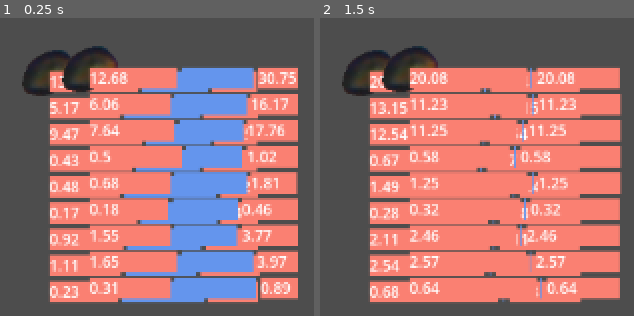
Above: before the commit, frames 1-2 (left to right).
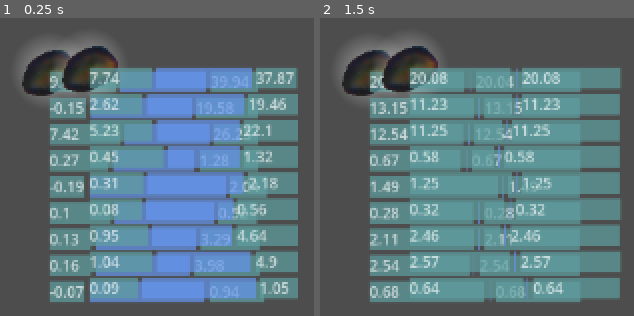
Above: after the commit, the same moments.

Repository: Chad-McThunderCode/mush_for_minijam155
Game: Godot game, scene res://sporeView.tscn
The game is run twice, just before and just after one commit, with the same random seed, the same clock (stepped at 60 frames per second) and the same inputs.
Inputs (mouse positions are in pixels of both pictures, inside the frame that each line leads up to):
- Up to frame 1 (0.25 s): no input
- Up to frame 2 (1.5 s): tap Enter at 0.5 s; move the mouse to (370, 71) at 0.52 s; click (370, 71) at 0.67 s; tap Space at 1.25 s; move the mouse to (411, 68) at 1.27 s; click (411, 68) at 1.42 s

The runs differ from the first frame. In frame 1, 52% of the frame differs, in the area x 6-95%, y 6-96%; in frame 2, 60%, in the area x 6-97%, y 6-96%.

Commit message:
Added placeholder glow to spores, tweaked UI.

Diff:
--- a/BarGraph.gd
+++ b/BarGraph.gd
@@ -13,9 +13,12 @@
 
 #100 (value range), some min, some max, element width in pixel, some value in-between
 func buildFromValues(total, min, max, width, actual):
+	var c = Color.WHITE
+	c.a = 0.7
+	modulate = c
 	print("total", total, "min", min, "max", max, "width", width)
 	var white=StyleBoxFlat.new()
-	white.bg_color = Color.SALMON
+	white.bg_color = Color.CADET_BLUE
 
 	var valueWidth = width/total
 
--- a/Spore.tscn
+++ b/Spore.tscn
@@ -1,9 +1,15 @@
-[gd_scene load_steps=8 format=3 uid="uid://d1aq8rhlrapfr"]
+[gd_scene load_steps=12 format=3 uid="uid://d1aq8rhlrapfr"]
 
 [ext_resource type="Script" path="res://classes/Traits.gd" id="1_hj3jc"]
 [ext_resource type="Texture2D" uid="uid://b8cxj54lpw2iv" path="res://art/spore.png" id="2_gwymf"]
+[ext_resource type="Shader" path="res://SporeGlow.gdshader" id="2_i6w56"]
 [ext_resource type="Script" path="res://ControlResizeTooltip.gd" id="3_pxyoc"]
 [ext_resource type="Theme" uid="uid://vjk3yhqcnqgu" path="res://test_theme.tres" id="4_t4neh"]
+[ext_resource type="Shader" path="res://Tooltip.gdshader" id="5_voybk"]
+
+[sub_resource type="ShaderMaterial" id="ShaderMaterial_wi1om"]
+shader = ExtResource("2_i6w56")
+shader_parameter/center = Vector2(64, 64)
 
 [sub_resource type="AtlasTexture" id="AtlasTexture_07qth"]
 atlas = ExtResource("2_gwymf")
@@ -23,15 +29,20 @@
 [sub_resource type="CircleShape2D" id="CircleShape2D_chqlc"]
 radius = 34.9285
 
+[sub_resource type="ShaderMaterial" id="ShaderMaterial_1die6"]
+shader = ExtResource("5_voybk")
+
 [node name="Traits" type="Node2D"]
 script = ExtResource("1_hj3jc")
 
 [node name="AnimatedSprite2D" type="AnimatedSprite2D" parent="."]
+material = SubResource("ShaderMaterial_wi1om")
 sprite_frames = SubResource("SpriteFrames_om1rm")
 
 [node name="Area2D" type="Area2D" parent="."]
 
 [node name="CollisionShape2D" type="CollisionShape2D" parent="Area2D"]
+visible = false
 shape = SubResource("CircleShape2D_chqlc")
 
 [node name="Control" type="Control" parent="."]
@@ -44,7 +55,7 @@
 script = ExtResource("3_pxyoc")
 
 [node name="VBoxContainer" type="VBoxContainer" parent="Control"]
-layout_mode = 0
+material = SubResource("ShaderMaterial_1die6")
 size_flags_horizontal = 3
 size_flags_vertical = 3
 mouse_filter = 0
--- /dev/null
+++ b/SporeGlow.gdshader
@@ -0,0 +1,25 @@
+shader_type canvas_item;
+
+uniform vec2 center;
+uniform sampler2D SCREEN_TEXTURE : hint_screen_texture, filter_linear_mipmap;
+
+
+void vertex() {
+	// Called for every vertex the material is visible on.
+}
+void fragment() {
+	float strength = .5-distance(UV, vec2(0.5, 0.5));
+	vec4 color = vec4(texture(TEXTURE, UV));
+	if(color.a < 0.01){
+		COLOR = mix(vec4(1., 1., 1., 0.), vec4(1., 1., 1., 1.), strength);
+	}else{
+		COLOR = color;
+		//COLOR = mix(color, vec4(1., 1., 1., 1.), strength);
+	}
+	// Called for every pixel the material is visible on.
+}
+
+//void light() {
+	// Called for every pixel for every light affecting the CanvasItem.
+	// Uncomment to replace the default light processing function with this one.
+//}
--- a/Tooltip.gdshader
+++ b/Tooltip.gdshader
@@ -7,7 +7,7 @@
 
 void fragment() {
 	vec4 color = texture(SCREEN_TEXTURE, SCREEN_UV);
-	COLOR = mix(color, vec4(0, 0, 0.2, 1), 0.5);
+	COLOR = mix(color, vec4(0, 0, 1, 1), 0.5);
 	//COLOR = vec4(color.rgb, color.a/2.);
 	//COLOR = vec4(1. - color.rgb, color.a);
 }
--- a/classes/Traits.gd
+++ b/classes/Traits.gd
@@ -66,6 +66,7 @@
 	traits.bodySize = lerpf(2, 3, randf())
 	traits.bodyCount = lerpf(3, 5/traits.bodySize, randf())
 	traits.competitiveness = lerpf(0.5, 0.75, randf())
+	$AnimatedSprite2D.get_material().set_shader_parameter("center", Vector2(32., 32.))
 	updateList()
 
 func createFromTraits(other : Traits) -> void:
@@ -129,7 +130,7 @@
 func calculateObfuscation(num, level):
 	if(level == 0):
 		return {"min": num, "max": num}
-	var height = num * 0.3
+	var height = num * 0.5
 	var factor = floatHashFloat(num)
 	var center = num - (0.5 * height) + (height * factor)
 	for i in range(1, level):
--- a/sporeView.gd
+++ b/sporeView.gd
@@ -12,8 +12,8 @@
 func generateSpores(density):
 	for i in range(0, density):
 		var t = SPORE.instantiate()
+		t.position = Vector2(round(randf()*300), round(randf()*300))
 		t.createFromDefaults()
-		t.position = Vector2(round(randf()*300), round(randf()*300))
 		add_child(t)
 		#t.sporePrint()
 # Called every frame. 'delta' is the elapsed time since the previous frame.
